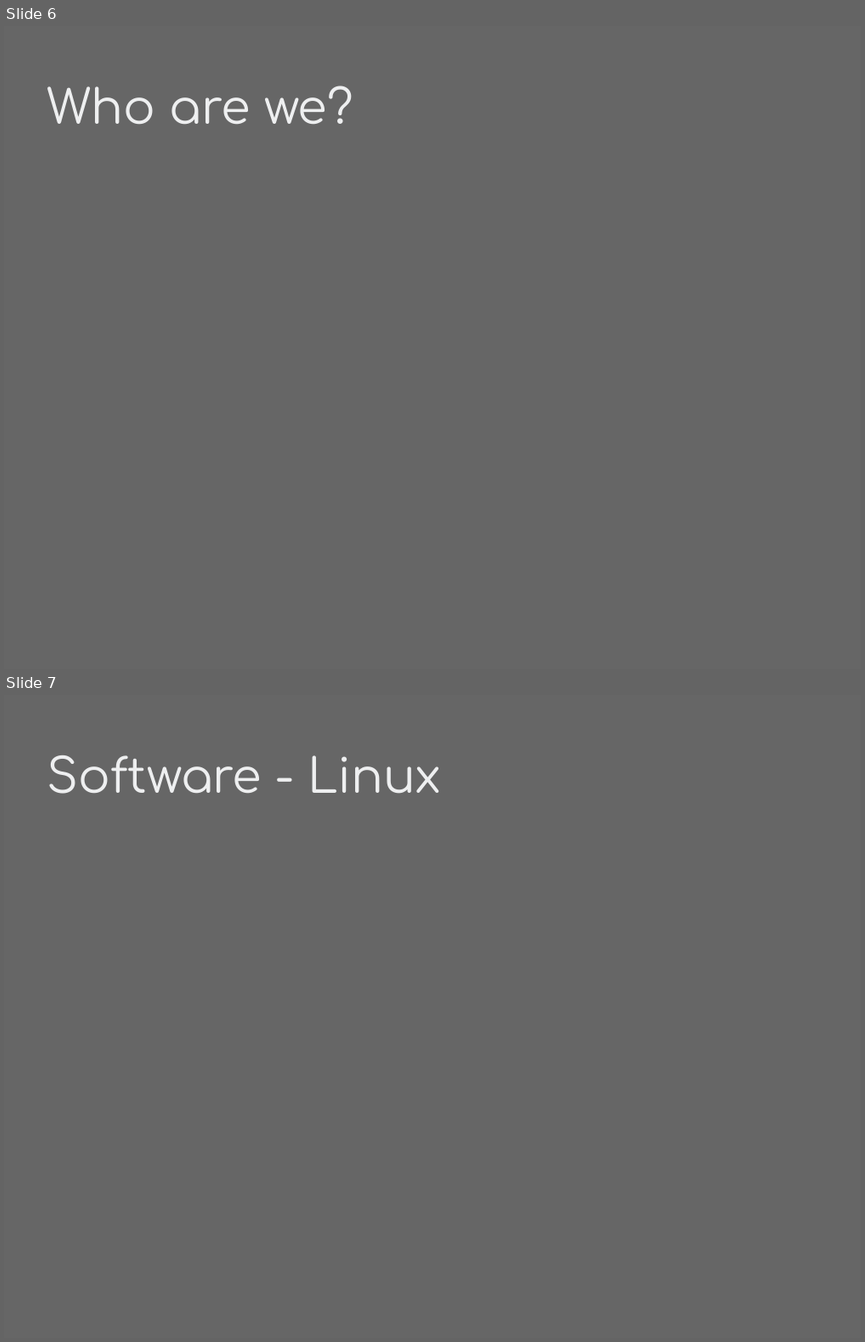
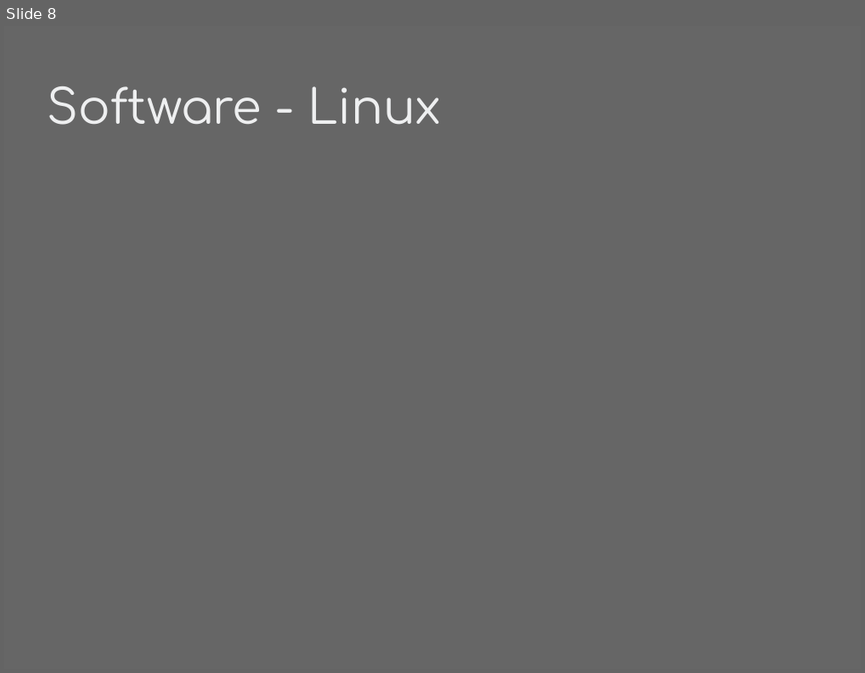
Before and after one commit to phyushin/Breaking_Badge, a slide deck: presentation/sle4442.odp. Shown one above the other, each under a label of ours: slides 6 and 7 before the commit, slide 8 after it. The pictures are 865x1342 and 865x673 pixels, drawn with LibreOffice and Linux fonts; fonts in the diff are those of the drawing. Boxes give left, top, right and bottom in pixels: in the first picture for what was removed or moved away, otherwise in the second. Text is boxed around its words. In the diff, an @@ line names an element or a change of style, - is before the commit and + after.

```diff
--- a/presentation/sle4442.odp
+++ b/presentation/sle4442.odp
@@ slide 6 removed at [4,26,861,669], background #666666 @@
@@ title removed at [46,86,353,124] @@
-Who are we?
@@ what was slide 7 is now slide 8 @@
```
Also in this commit, not shown: 1 slide changed, 6 slides added, 6 other slides removed.
